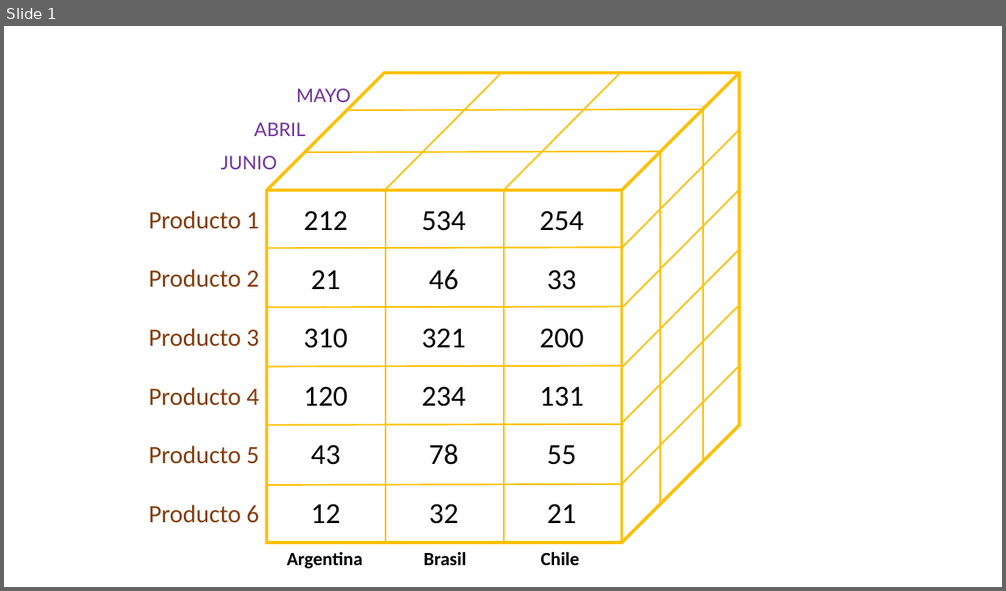
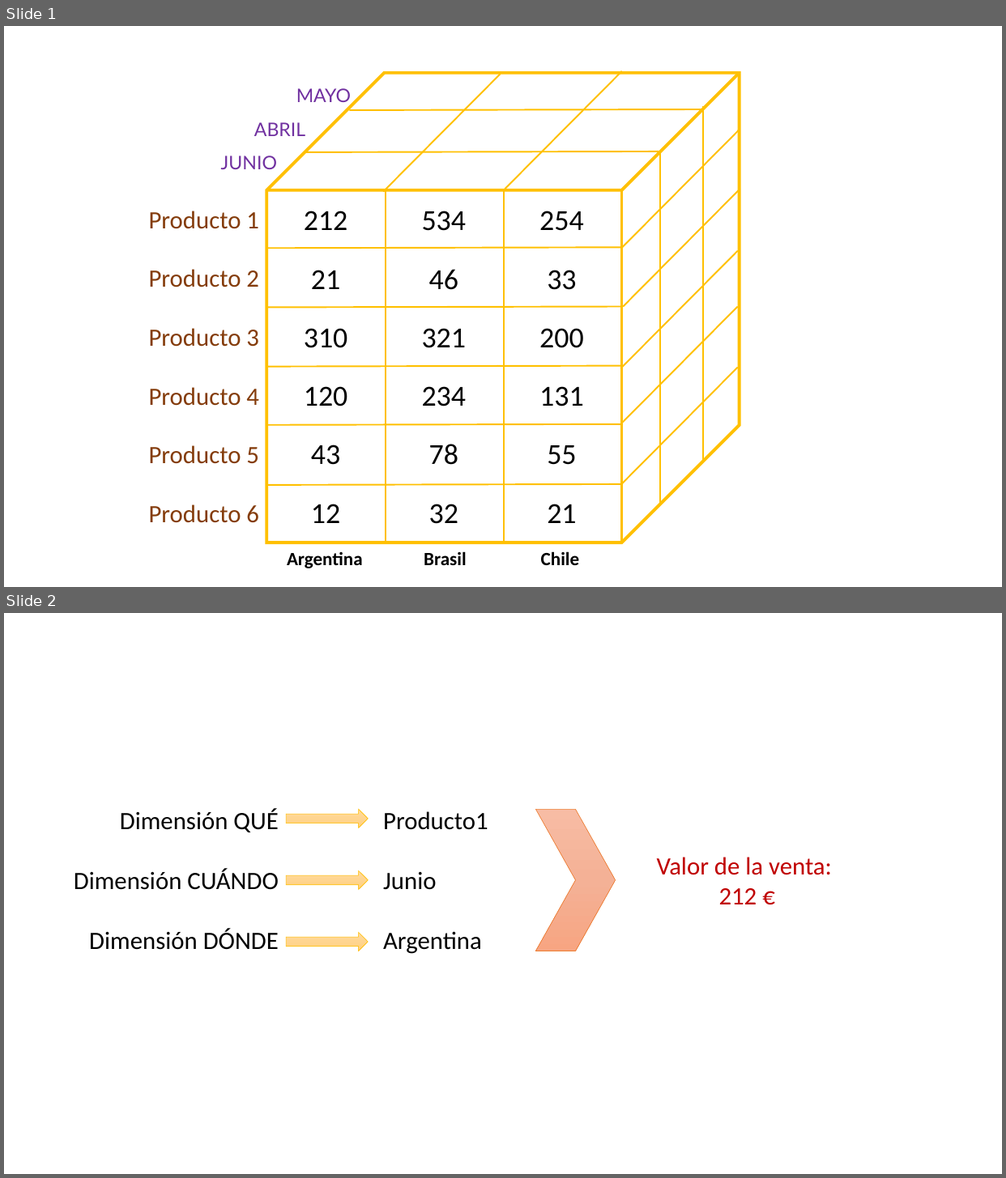
Before and after one commit to alonso-bh/TFG, a slide deck: graficos_memoria.pptx. Shown one above the other, each under a label of ours: slide 1 before the commit, slides 1 and 2 after it. The pictures are 1006x591 and 1006x1178 pixels, drawn with LibreOffice and Linux fonts; fonts in the diff are those of the drawing. Boxes give left, top, right and bottom in pixels: in the first picture for what was removed or moved away, otherwise in the second. Text is boxed around its words. In the diff, an @@ line names an element or a change of style, - is before the commit and + after.

```diff
--- a/graficos_memoria.pptx
+++ b/graficos_memoria.pptx
@@ slide 2 added at bbox=[4, 613, 1002, 1174], background #FFFFFF @@
@@ text added at bbox=[74, 808, 279, 950], 24 pt, text #000000 @@
+Dimensión QUÉ
+Dimensión CUÁNDO
+Dimensión DÓNDE
@@ right arrow added at bbox=[286, 809, 368, 828], fill gradient #FFDB9E to #FFD590 to #FFD07C, outline #FFC000 0.5 pt @@
@@ text added at bbox=[383, 811, 488, 954], 24 pt, text #000000 @@
+Producto1
+Junio
+Argentina
@@ chevron added at bbox=[535, 809, 615, 952], fill gradient #F7BDA5 to #F5B196 to #F8A582, outline #ED7D31 0.5 pt @@
@@ right arrow added at bbox=[286, 871, 368, 890], fill gradient #FFDB9E to #FFD590 to #FFD07C, outline #FFC000 0.5 pt @@
@@ text added at bbox=[657, 857, 832, 905], 24 pt, text #C00000 @@
+Valor de la venta:
+212 €
@@ right arrow added at bbox=[286, 933, 368, 952], fill gradient #FFDB9E to #FFD590 to #FFD07C, outline #FFC000 0.5 pt @@
```
Also in this commit, not shown: 1 other file.
